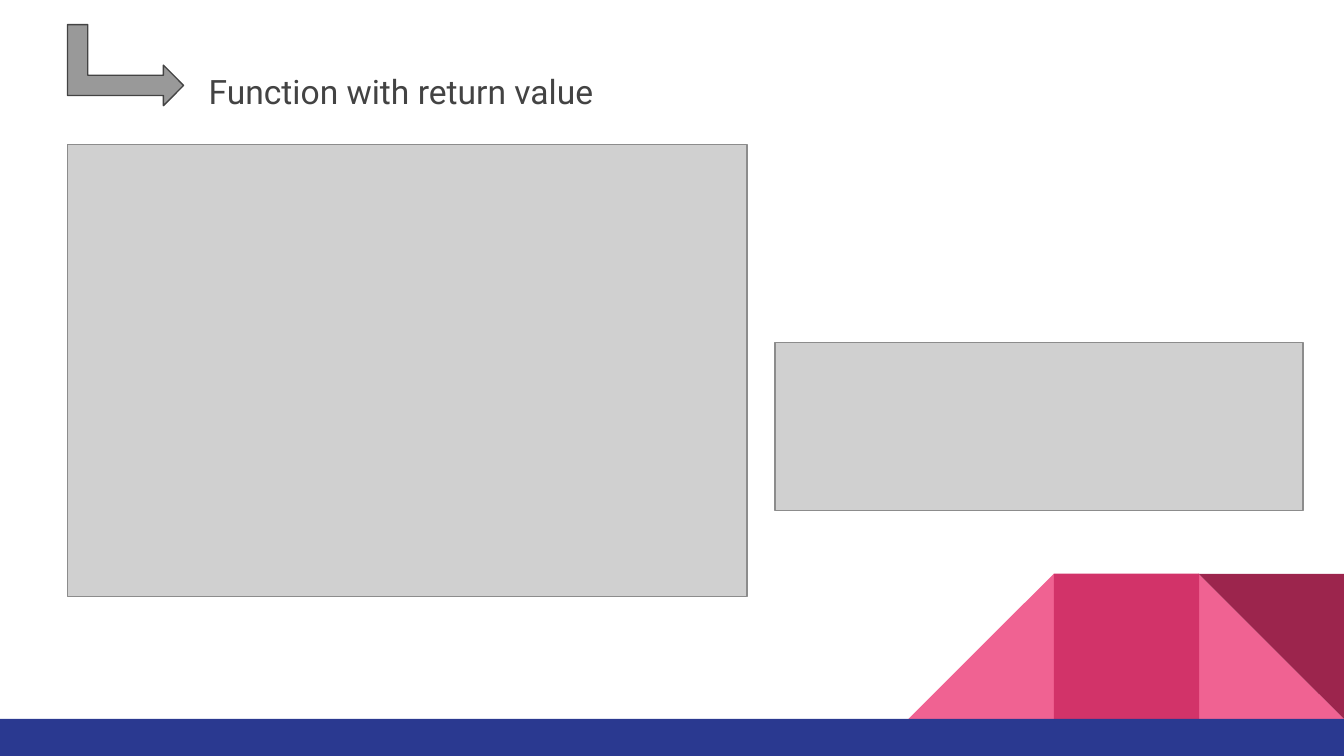
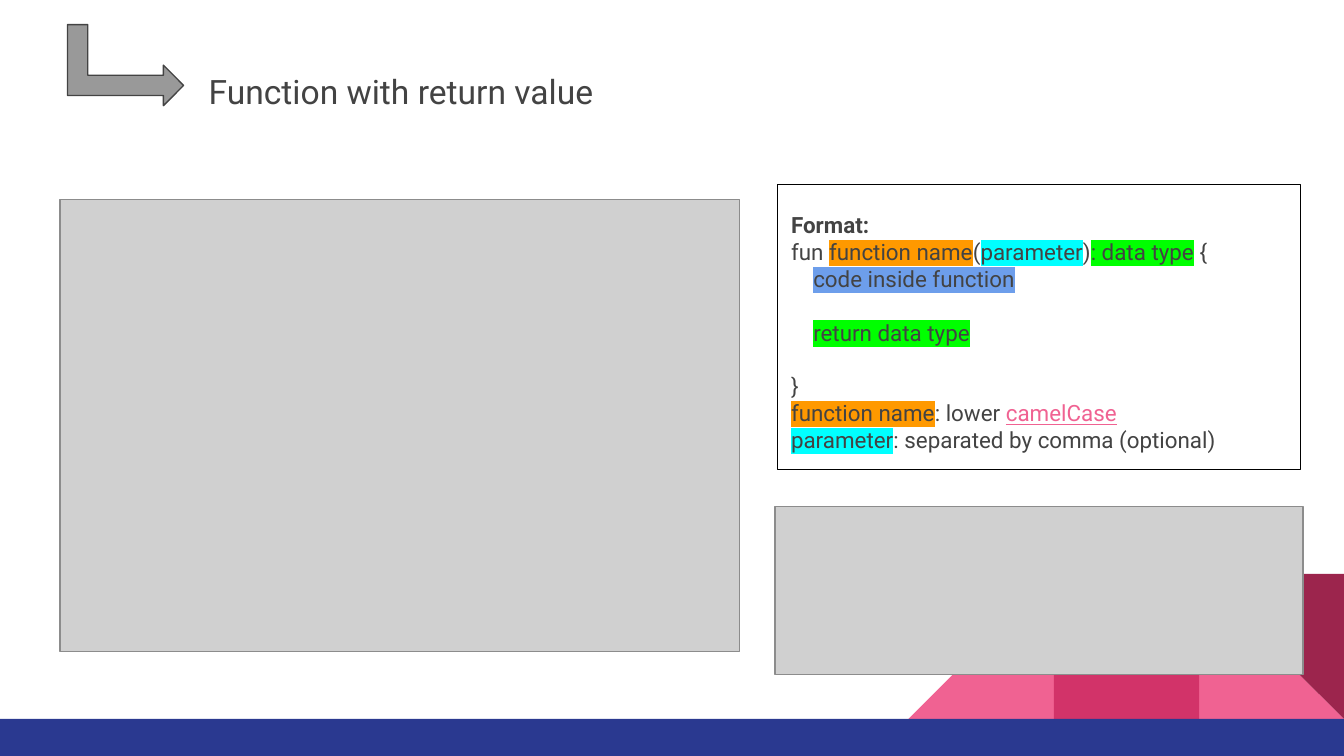
Before and after one commit to ferryyuwono/android-beginner, a slide deck: slide 40 of Beginner Level for Android Development using Kotlin - Module 1.pptx. Drawn at 1344x756 pixels with LibreOffice and Linux fonts; fonts in the diff are those of the drawing; grey boxes stand for pictures. Boxes give left, top, right and bottom in pixels: in the first picture for what was removed or moved away, otherwise in the second. Text is boxed around its words. In the diff, an @@ line names an element or a change of style, - is before the commit and + after.

```diff
--- a/Beginner Level for Android Development using Kotlin - Module 1.pptx
+++ b/Beginner Level for Android Development using Kotlin - Module 1.pptx
@@ picture: place and size @@
-picture at (67, 145, 747, 597)
+picture at (60, 199, 741, 650)
@@ rectangle added at (778, 184, 1301, 469), outline #000000 0.75 pt, 12 pt, text #434343 @@
+Format:
+fun function name(parameter): data type {
+code inside function
+return data type
+}
+function name: lower camelCase
+parameter: separated by comma (optional)
@@ picture: place and size @@
-picture at (775, 343, 1304, 511)
+picture at (775, 507, 1304, 675)
```
Also in this commit, not shown: 10 other slides changed, 7 slides added, 7 slides removed.
